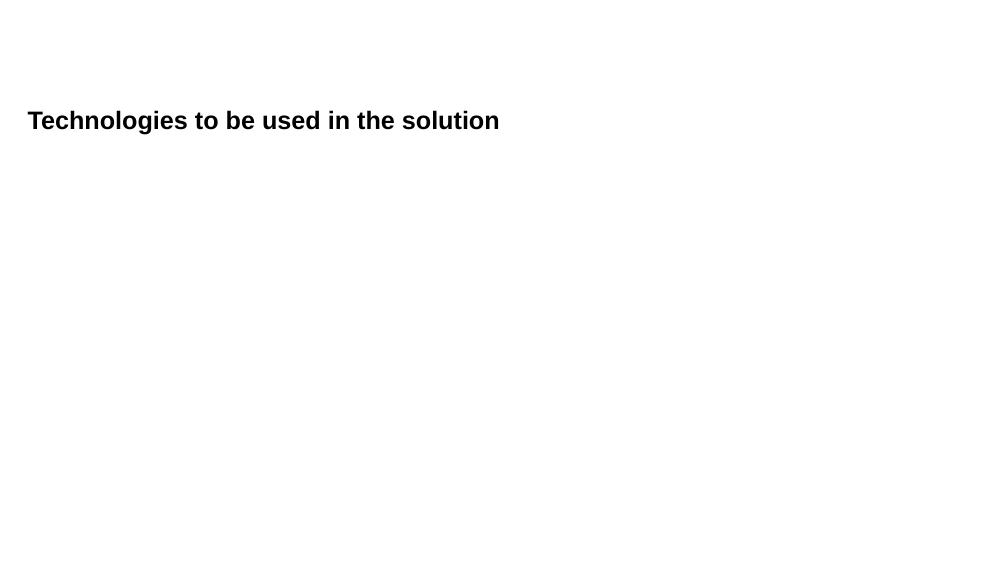
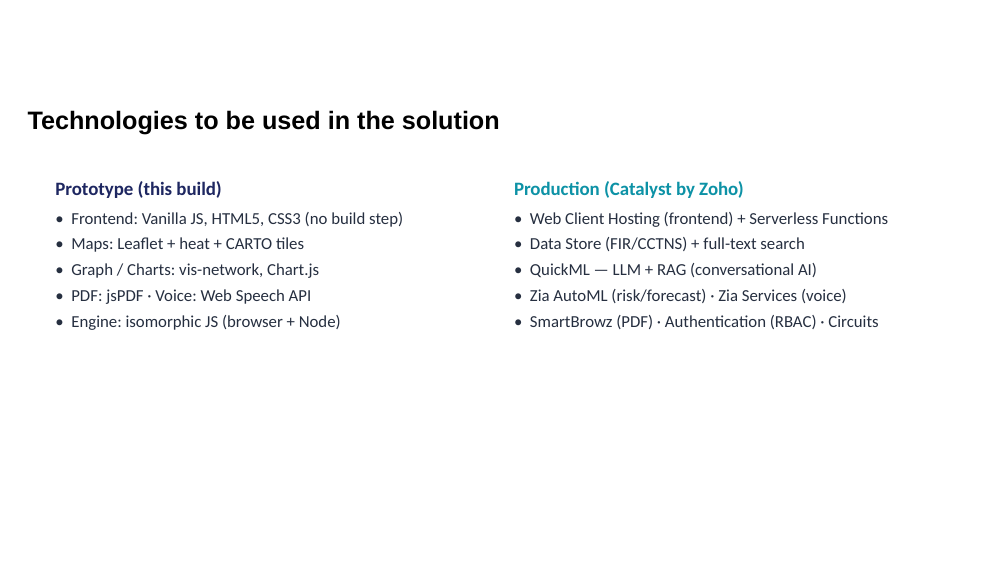
Before and after one commit to Rahulcse79/ksp-crime-intelligence-copilot, a slide deck: slide 8 of Docs/KSP Datathon 2026 _ Prototype Submission Template.pptx. Drawn at 1008x567 pixels with LibreOffice and Linux fonts; fonts in the diff are those of the drawing; background and template pictures are left out. Boxes give left, top, right and bottom in pixels: in the first picture for what was removed or moved away, otherwise in the second. Text is boxed around its words. In the diff, an @@ line names an element or a change of style, - is before the commit and + after.

```diff
--- a/Docs/KSP Datathon 2026 _ Prototype Submission Template.pptx
+++ b/Docs/KSP Datathon 2026 _ Prototype Submission Template.pptx
@@ text added at [55,181,403,330], 12 pt, text #262F40 @@
+Prototype (this build)
+• Frontend: Vanilla JS, HTML5, CSS3 (no build step)
+• Maps: Leaflet + heat + CARTO tiles
+• Graph / Charts: vis-network, Chart.js
+• PDF: jsPDF · Voice: Web Speech API
+• Engine: isomorphic JS (browser + Node)
@@ text added at [514,181,888,329], 12 pt, text #262F40 @@
+Production (Catalyst by Zoho)
+• Web Client Hosting (frontend) + Serverless Functions
+• Data Store (FIR/CCTNS) + full-text search
+• QuickML — LLM + RAG (conversational AI)
+• Zia AutoML (risk/forecast) · Zia Services (voice)
+• SmartBrowz (PDF) · Authentication (RBAC) · Circuits
```
Also in this commit, not shown: 12 other slides changed, 1 slide added, 1 slide removed, 2 other files.
